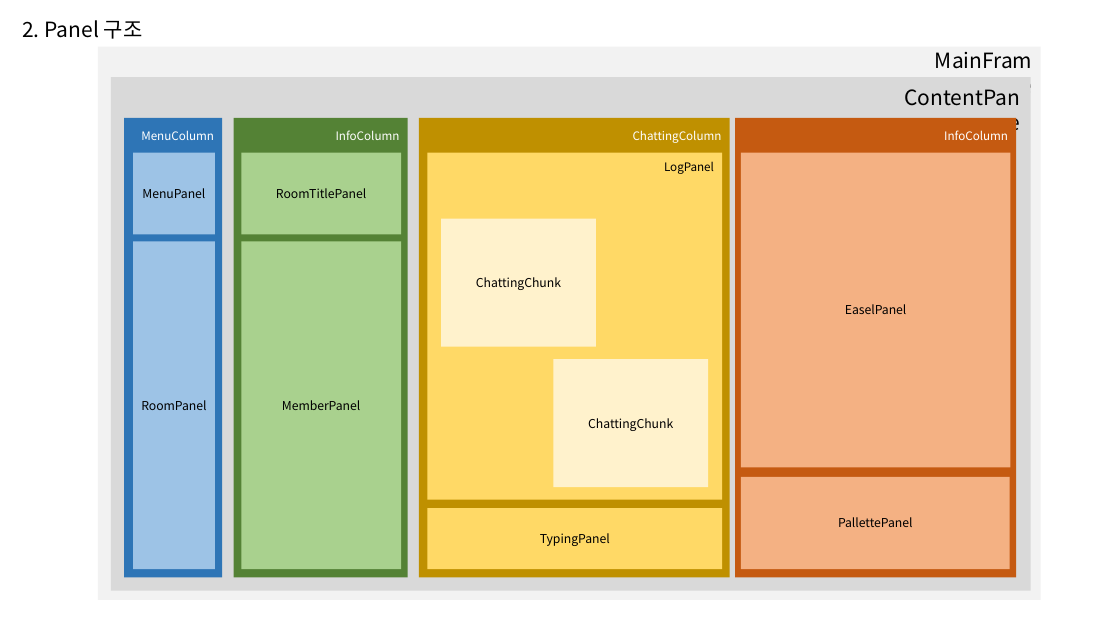
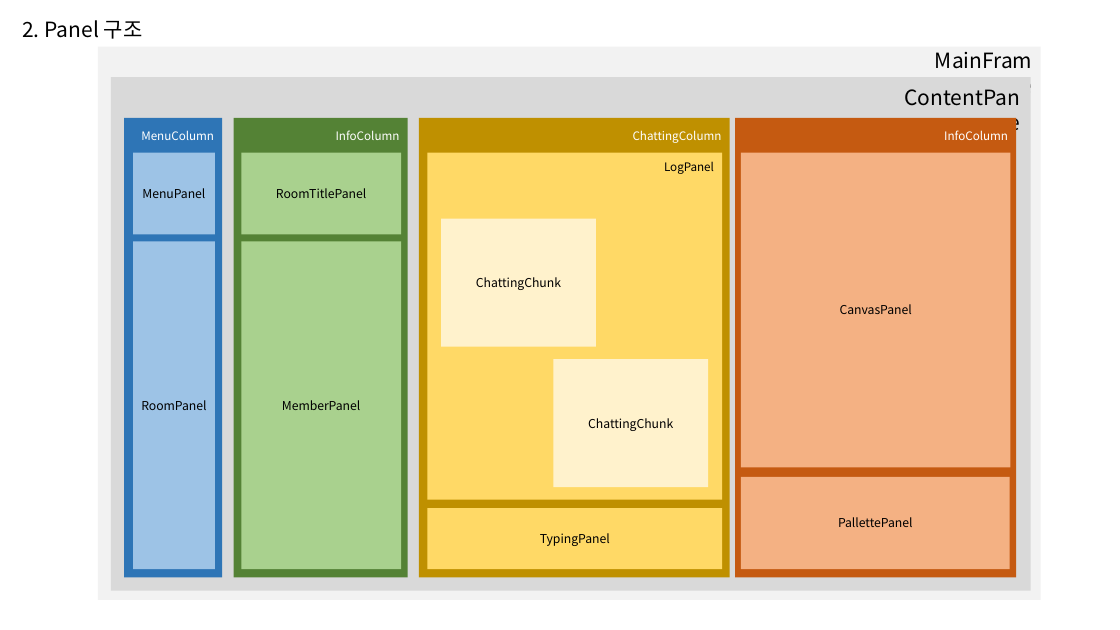
Before and after one commit to yunseunghyeok/PaintChatting, a slide deck: slide 3 of 문서/UI 디자인 명세.pptx. Drawn at 1120x630 pixels with LibreOffice and Linux fonts; fonts in the diff are those of the drawing. Boxes give left, top, right and bottom in pixels: in the first picture for what was removed or moved away, otherwise in the second. Text is boxed around its words. In the diff, an @@ line names an element or a change of style, - is before the commit and + after.

Commit message:
4th meeting 2

```diff
--- a/문서/UI 디자인 명세.pptx
+++ b/문서/UI 디자인 명세.pptx
@@ text in rectangle at [840,304,912,314]: text changed @@
-EaselPanel
+CanvasPanel
```
